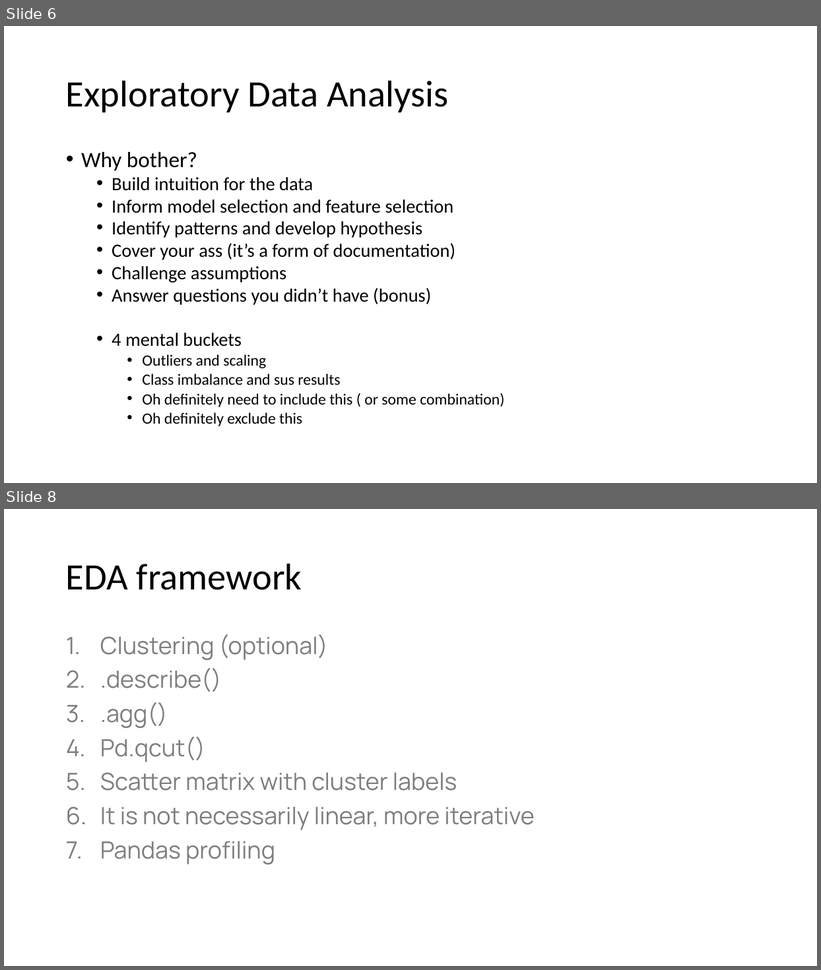
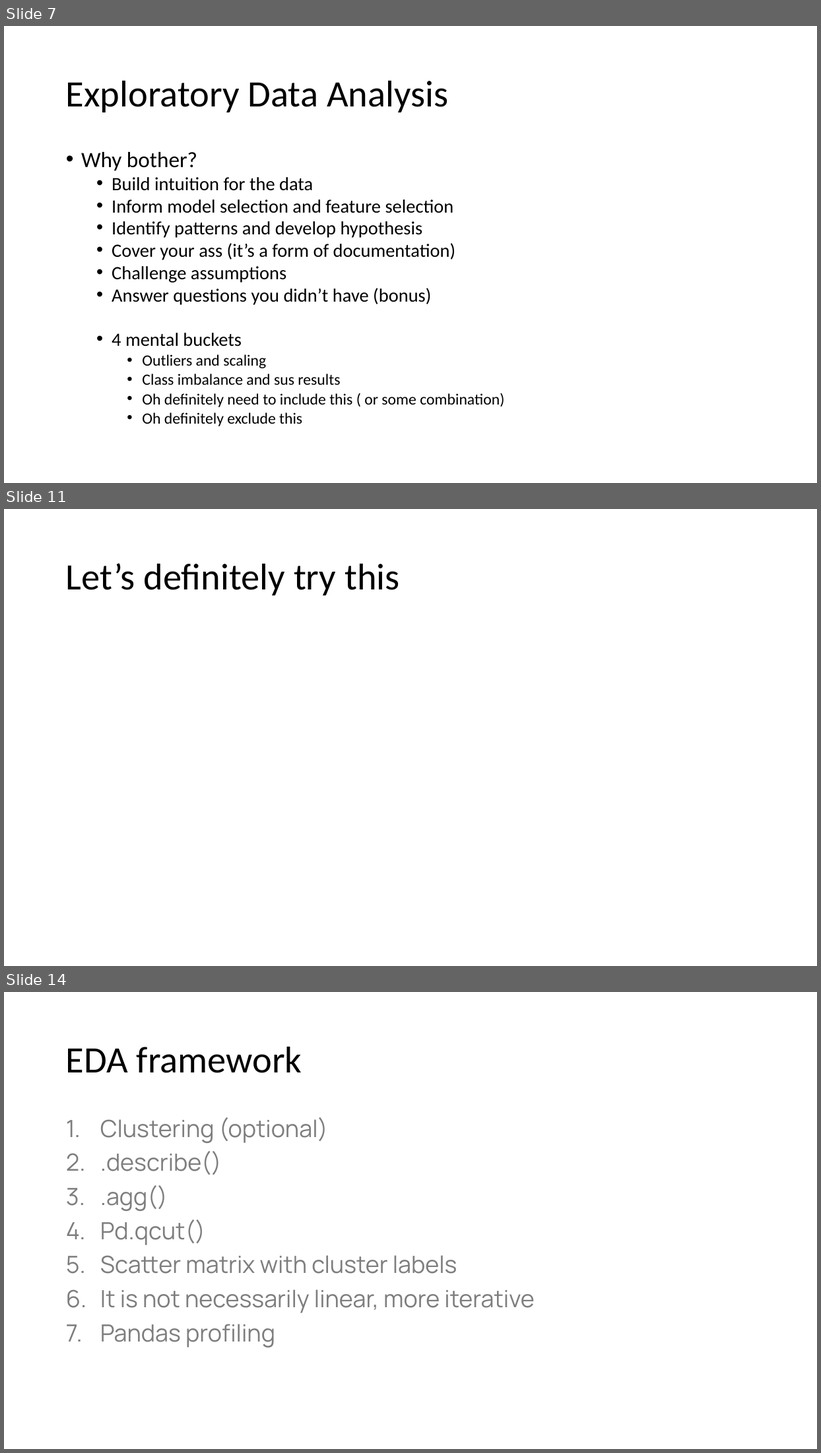
Before and after one commit to jtsw1990/datascience-eda-prezo, a slide deck: Problem Formulation & EDA.pptx. Shown one above the other, each under a label of ours: slides 6 and 8 before the commit, slides 7, 11 and 14 after it; the slides between them are not shown. The pictures are 821x970 and 821x1453 pixels, drawn with LibreOffice and Linux fonts; fonts in the diff are those of the drawing. Boxes give left, top, right and bottom in pixels: in the first picture for what was removed or moved away, otherwise in the second. Text is boxed around its words. In the diff, an @@ line names an element or a change of style, - is before the commit and + after.

```diff
--- a/Problem Formulation & EDA.pptx
+++ b/Problem Formulation & EDA.pptx
@@ slide 11 added at (x1=4, y1=509, x2=817, y2=966), background #FFFFFF @@
@@ title added at (x1=66, y1=563, x2=400, y2=595), 44 pt, text #000000 @@
+Let’s definitely try this
@@ what was slide 6 is now slide 7 @@
@@ what was slide 8 is now slide 14 @@
```
Also in this commit, not shown: 2 slides changed, 6 other slides added, 1 slide removed, 5 other files.
